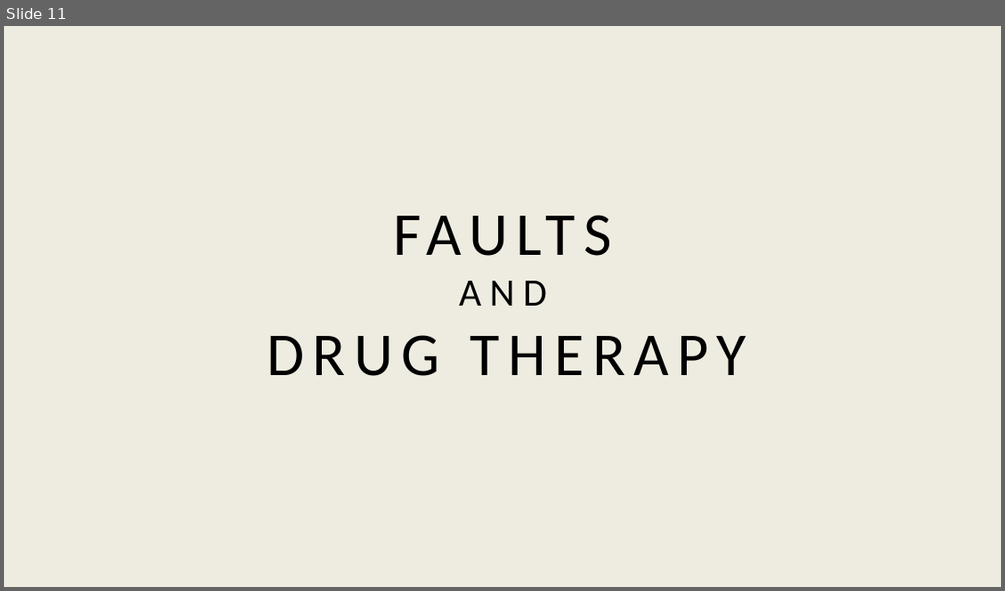
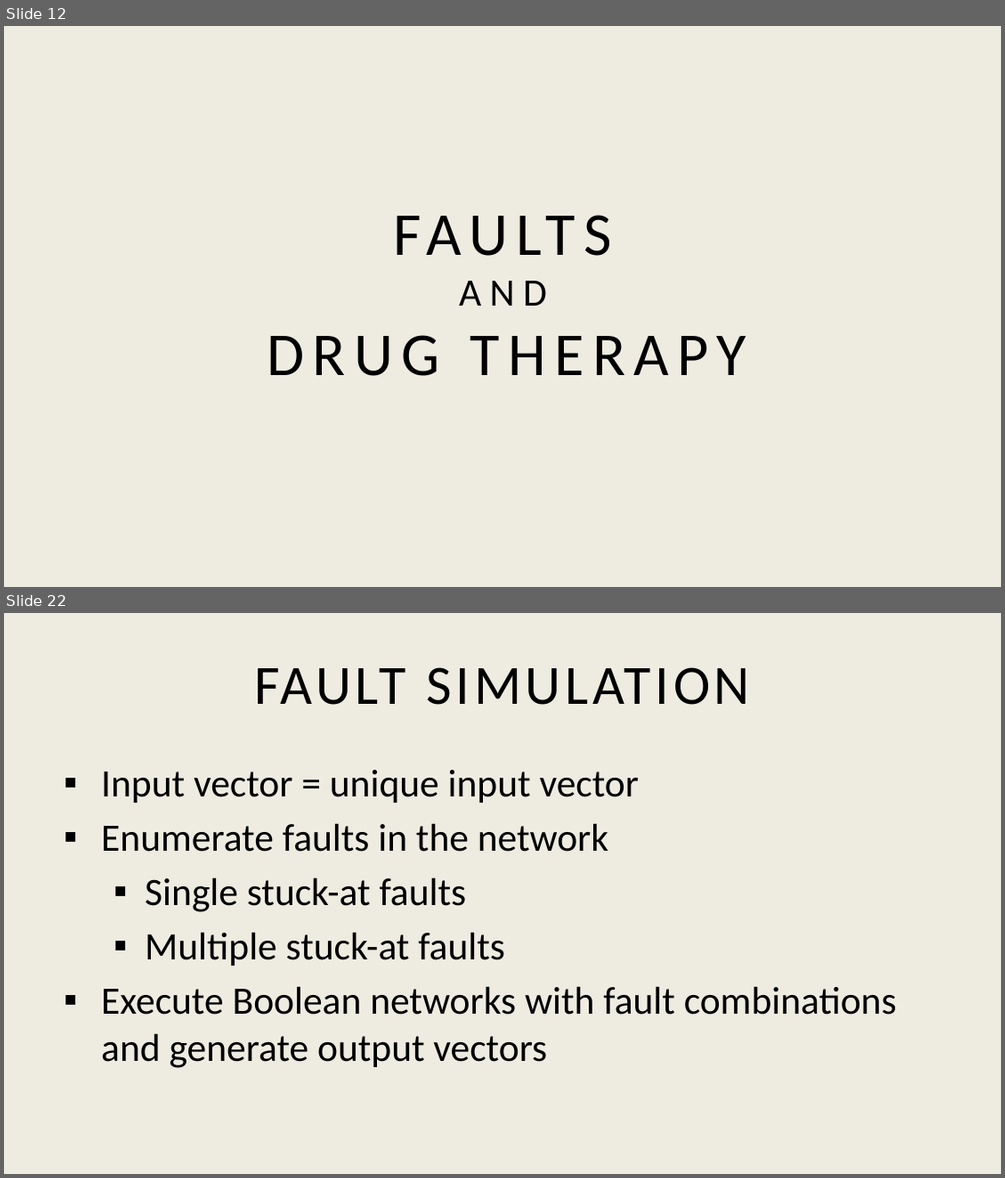
Before and after one commit to AcOdErKa/c--a--n--c--e--r12_16_17, a slide deck: finalDocs/ppt.pptx. Shown one above the other, each under a label of ours: slide 11 before the commit, slides 12 and 22 after it; the slides between them are not shown. The pictures are 1005x591 and 1005x1178 pixels, drawn with LibreOffice and Linux fonts; fonts in the diff are those of the drawing. Boxes give left, top, right and bottom in pixels: in the first picture for what was removed or moved away, otherwise in the second. Text is boxed around its words. In the diff, an @@ line names an element or a change of style, - is before the commit and + after.

```diff
--- a/finalDocs/ppt.pptx
+++ b/finalDocs/ppt.pptx
@@ slide 22 added at <box>4,613,1001,1174</box>, background #EEECE1 @@
@@ title added at <box>254,667,750,705</box>, 40 pt, text #000000 @@
+FAULT SIMULATION
@@ text added at <box>101,770,897,1068</box>, 28 pt, text #000000 @@
+▪ Input vector = unique input vector
+▪ Enumerate faults in the network
+  ▪ Single stuck-at faults
+  ▪ Multiple stuck-at faults
+▪ Execute Boolean networks with fault combinations and generate output vectors
@@ what was slide 11 is now slide 12 @@
```
Also in this commit, not shown: 8 slides changed, 26 other slides added.
